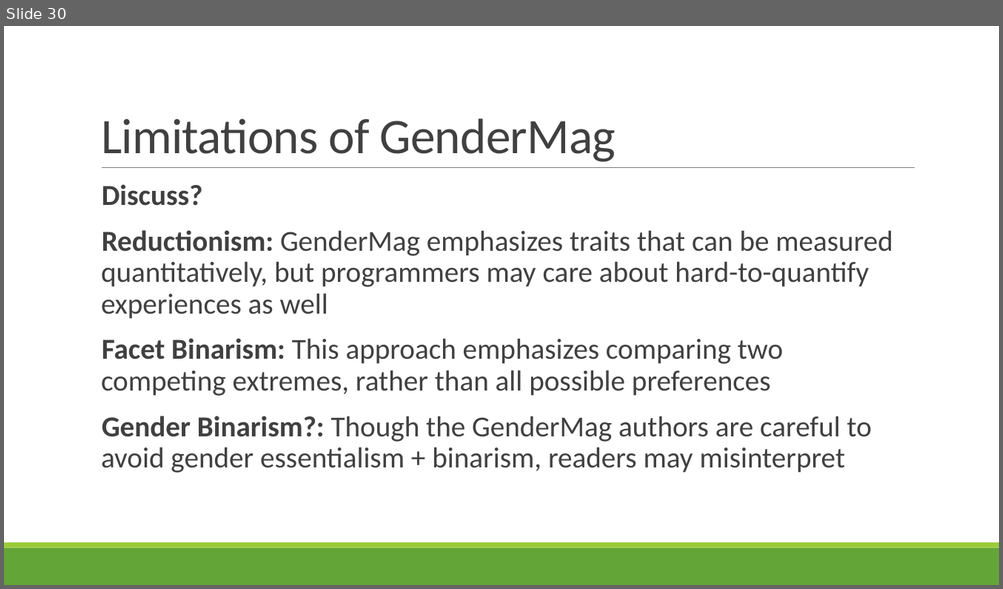
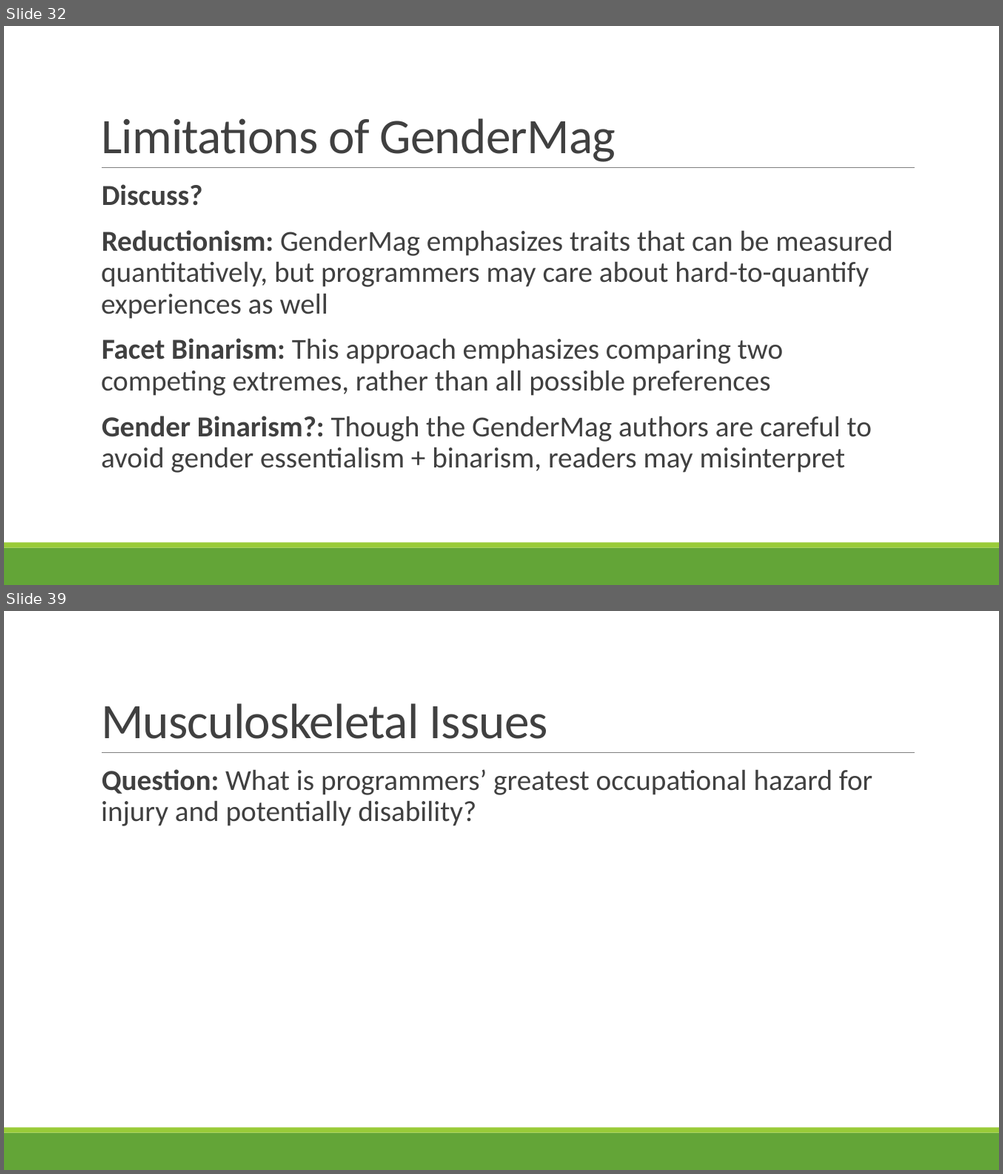
Before and after one commit to rbohrer/pl-course, a slide deck: LectureSlides/10GenderDisability.pptx. Shown one above the other, each under a label of ours: slide 30 before the commit, slides 32 and 39 after it; the slides between them are not shown. The pictures are 1003x589 and 1003x1174 pixels, drawn with LibreOffice and Linux fonts; fonts in the diff are those of the drawing. Boxes give left, top, right and bottom in pixels: in the first picture for what was removed or moved away, otherwise in the second. Text is boxed around its words. In the diff, an @@ line names an element or a change of style, - is before the commit and + after.

```diff
--- a/LectureSlides/10GenderDisability.pptx
+++ b/LectureSlides/10GenderDisability.pptx
@@ slide 39 added at box(4, 611, 999, 1170), background #FFFFFF; not listed: 3 template elements that a slide beside it also shows @@
@@ title added at box(101, 703, 548, 739), 48 pt, text #404040 @@
+Musculoskeletal Issues
@@ text added at box(101, 769, 872, 826), 28 pt, text #404040 @@
+  Question: What is programmers’ greatest occupational hazard for injury and potentially disability?
@@ what was slide 30 is now slide 32 @@
```
Also in this commit, not shown: 3 slides changed, 19 other slides added, 1 slide removed.
